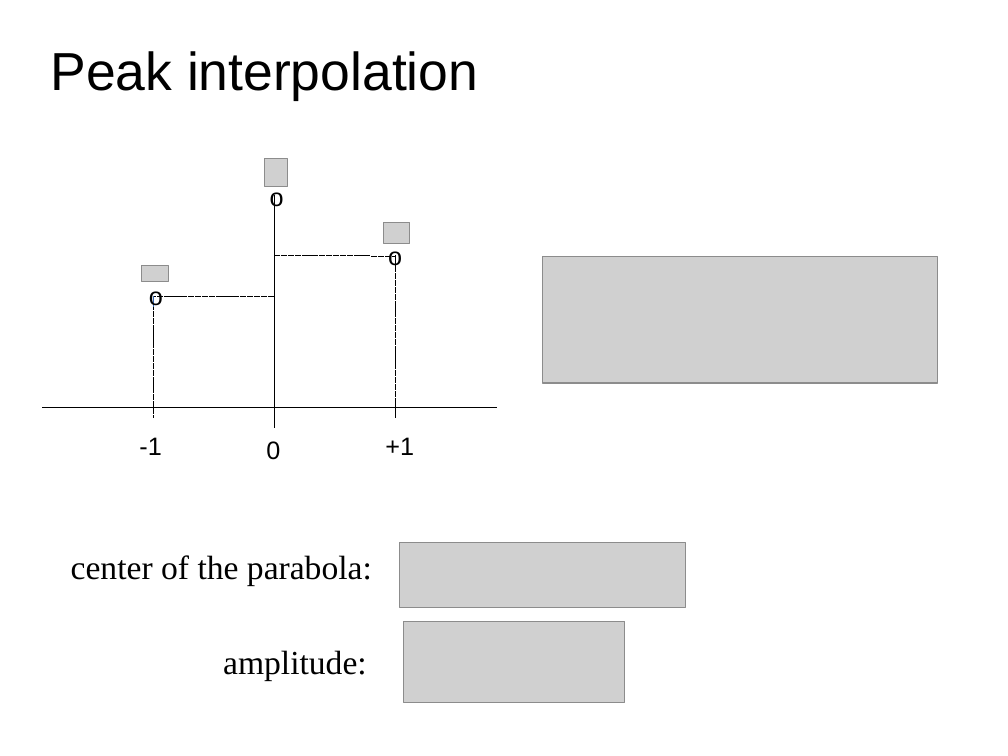
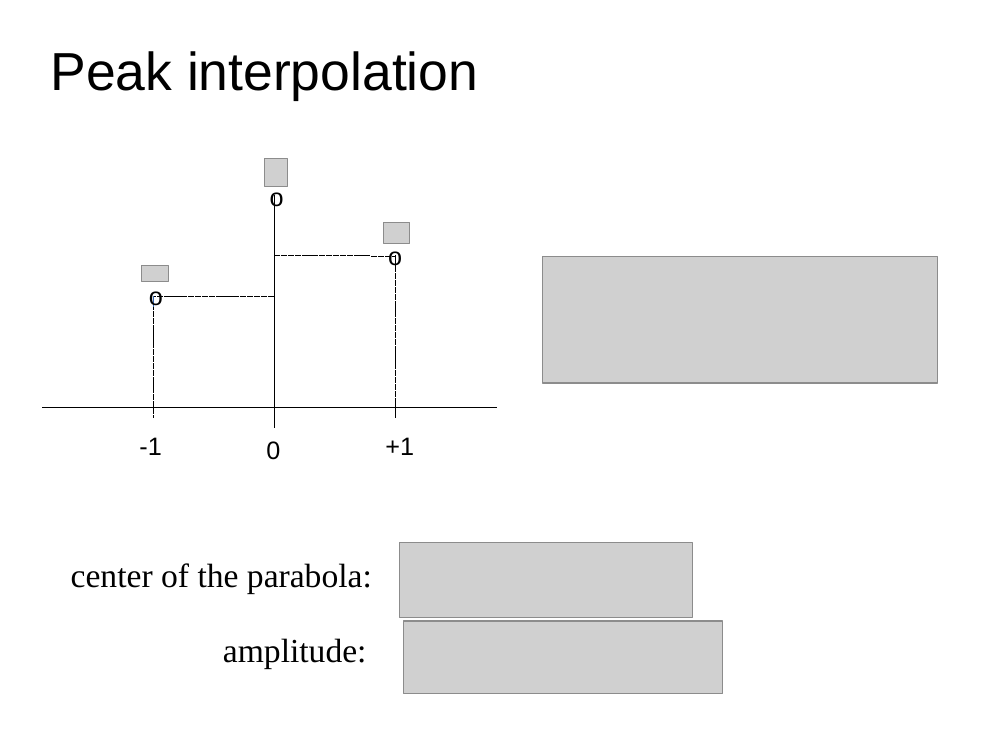
Before and after one commit to MTG/sms-tools, a slide deck: slide 7 of lectures/05-Sinusoidal-model/5T2-Sinusoidal-model-2.odp. Drawn at 1008x756 pixels with LibreOffice and Linux fonts; fonts in the diff are those of the drawing; grey boxes stand for pictures. Boxes give left, top, right and bottom in pixels: in the first picture for what was removed or moved away, otherwise in the second. Text is boxed around its words. In the diff, an @@ line names an element or a change of style, - is before the commit and + after.

Commit message:
small changes to slides
small changes to slides

```diff
--- a/lectures/05-Sinusoidal-model/5T2-Sinusoidal-model-2.odp
+++ b/lectures/05-Sinusoidal-model/5T2-Sinusoidal-model-2.odp
@@ text "center of the parabola:": place and size @@
-text "center of the parabola:" at (71,555,372,586)
+text "center of the parabola:" at (71,563,372,594)
@@ picture: place and size @@
-picture at (399,542,685,607)
+picture at (399,542,692,617)
@@ text "amplitude:": place and size @@
-text "amplitude:" at (223,650,367,680)
+text "amplitude:" at (223,638,367,668)
@@ picture: place and size @@
-picture at (403,621,625,703)
+picture at (403,621,723,694)
```
Also in this commit, not shown: 3 other files.
